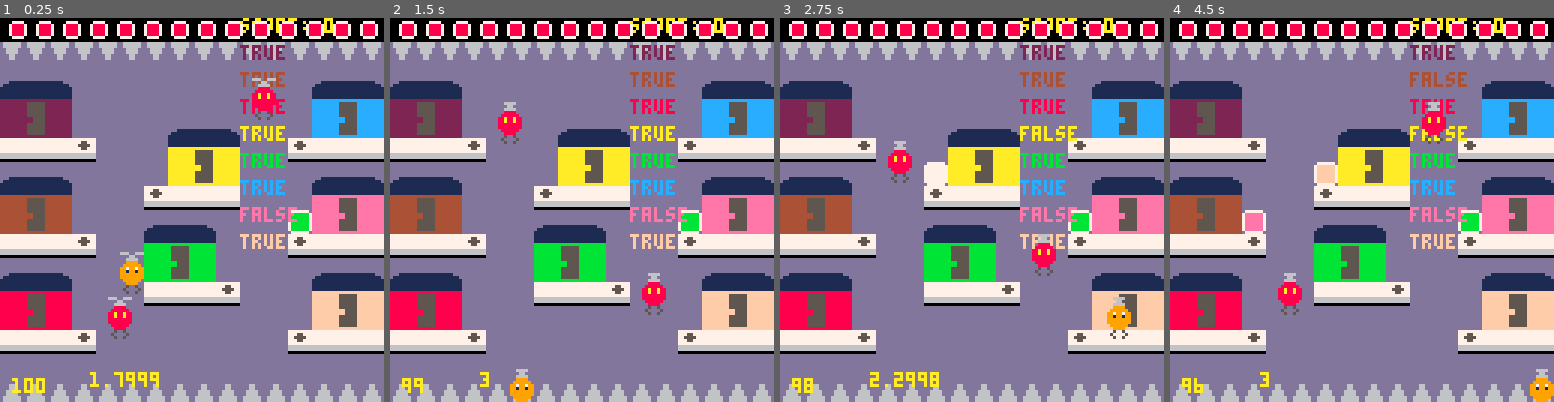
Above: before the commit, frames 1-4 (left to right).
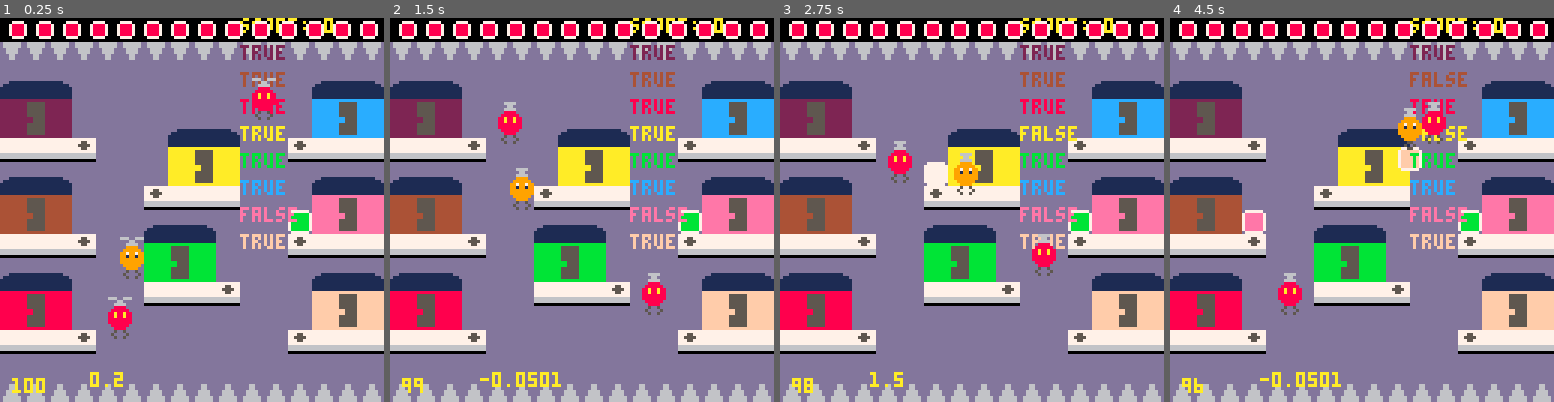
Above: after the commit, the same moments.

Repository: FlavioIero/Delivery
Game: PICO-8 cartridge atari.p8
The game is run twice, just before and just after one commit, with the same random seed, the same clock (stepped at 60 frames per second) and the same inputs.
Inputs:
- Up to frame 1 (0.25 s): no input
- Up to frame 2 (1.5 s): tap X (X key) at 0.33, 1.07 s; tap O (Z key) at 0.7 s
- Up to frame 3 (2.75 s): hold Right 1.6-2.1 s; tap O (Z key) at 1.7, 2.1, 2.5 s; tap X (X key) at 1.85 s; hold Up 2.15-2.42 s; hold Right from 2.47 s (still down)
- Up to frame 4 (4.5 s): tap O (Z key) every 0.4 s from 2.9 to 4.1 s; tap X (X key) at 2.97, 4.08 s; release Right at 3.03 s; hold Left 3.08-3.58 s; hold Down 3.63-3.97 s; hold Right from 4.02 s (still down)

The runs differ from the first frame. In frame 1, 0.9% of the frame differs, in the area x 23-42%, y 57-97%; in frame 2, 1.1%; in frame 3, 1.1%; in frame 4, 1.9%, in the area x 23-100%, y 23-100%.

Commit message:
balancement

Diff:
--- a/atari.p8
+++ b/atari.p8
@@ -44,6 +44,7 @@
 
 
 function _init()
+ poke(0x5f5c,255)
 	reset_var()
 end
 
@@ -448,11 +449,11 @@
 -- const
 local invincible = true
 local ignore_spikes = true
-local g = 0.35
-local jump_vel = -4
-local max_fall = 3
-
-local vel = 3
+local g = 0.15 --0.35
+local jump_vel = -2 -- -4
+local max_fall = 1.5 -- 3
+
+local vel = 2 --3
 local spd = 0
 local mov_frm = 0
 local sprt_helix = {4,5}
@@ -531,7 +532,7 @@
 
 	--if btn(⬇️) then
 		--y += vel end
-	if btnp(⬆️) then
+	if btnp(❎) then
  	vel_y = jump_vel
 	end
 	y += vel_y
